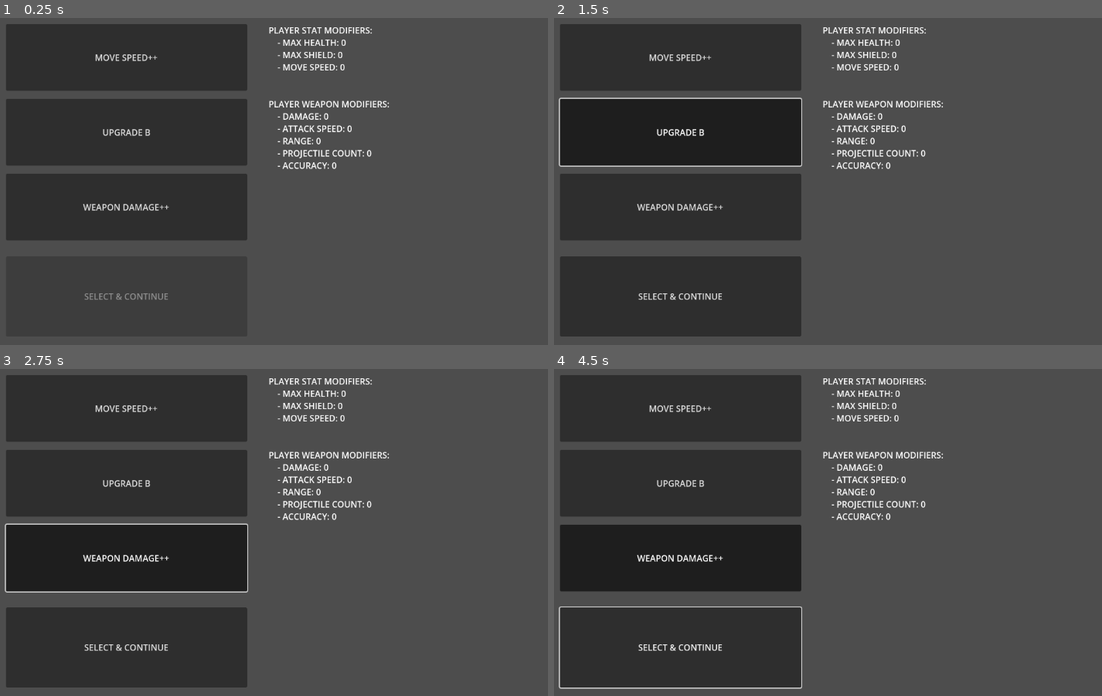
Above: before the commit, frames 1-4 (two rows, left to right).
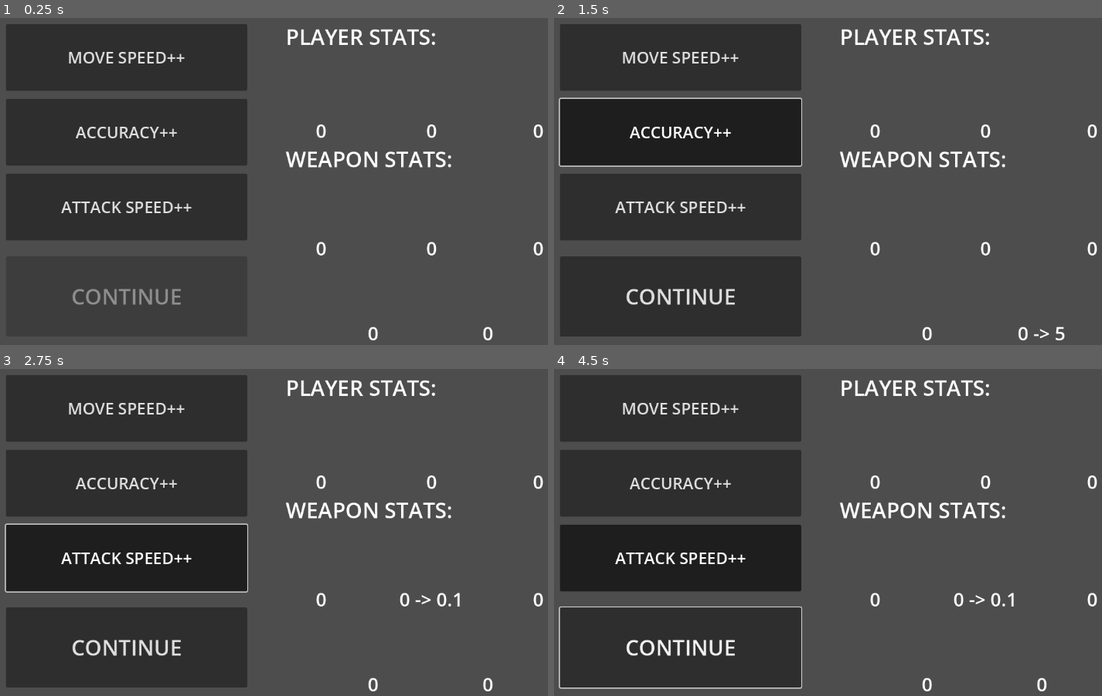
Above: after the commit, the same moments.

Repository: ConnorTamme/Bubble-Power
Game: Godot game, scene res://upgrade_ui.tscn
Two runs of this game, one before a commit and one after it. Both use one fixed random seed, a clock stepped at 60 frames per second and the inputs below. This scene is started directly instead of the project's main scene.
Inputs (mouse positions are in pixels of both pictures, inside the frame that each line leads up to):
- Up to frame 1 (0.25 s): no input
- Up to frame 2 (1.5 s): click "MOVE SPEED++" at 0.5 s; click "UPGRADE B" (after the commit: "ACCURACY++") at 1.25 s
- Up to frame 3 (2.75 s): click "WEAPON DAMAGE++" (after the commit: "ATTACK SPEED++") at 2 s
- Up to frame 4 (4.5 s): click "SELECT & CONTINUE" (after the commit: "CONTINUE") at 2.75 s; click "SELECT & CONTINUE" (after the commit: "CONTINUE") at 3.5 s; tap Enter at 4.25 s; move the mouse to (975, 516) at 4.27 s; press the mouse at (975, 516) at 4.28 s; hold D (p1_right) from 4.28 s (still down)

The runs differ from the first frame. In frame 1, 4.5% of the frame differs, in the area x 11-100%, y 2-99%; in frame 2, 4.6%; in frame 3, 4.6%; in frame 4, 4.7%.
Error before the commit: Invalid access to property or key '5' on a base object of type 'Dictionary'. (res://upgrade_ui.gd:80)

Commit message:
Fixed lost UI functionality

Diff:
--- a/static_stats.gd
+++ b/static_stats.gd
@@ -1,7 +1,7 @@
 extends Node
 
 enum ENT_STATS {HEALTH, MOVE_SPEED, SHIELD}
-enum WEAPON_STATS {DAM, SPEED, RANGE, PELLET_COUNT, ACCURACY, ATTACK_SPEED}
+enum WEAPON_STATS {DAM, RANGE, PELLET_COUNT, ACCURACY, ATTACK_SPEED}
 
 var initValAdd = 0
 
@@ -25,7 +25,6 @@
 
 var player_weapon_modifiers = {
 	WEAPON_STATS.DAM : initValAdd,
-	WEAPON_STATS.SPEED : initValAdd,
 	WEAPON_STATS.RANGE : initValAdd,
 	WEAPON_STATS.PELLET_COUNT : initValAdd,
 	WEAPON_STATS.ACCURACY : initValAdd,
@@ -34,7 +33,6 @@
 
 var enemy_weapon_modifiers = {
 	WEAPON_STATS.DAM : initValAdd,
-	WEAPON_STATS.SPEED : initValAdd,
 	WEAPON_STATS.RANGE : initValAdd,
 	WEAPON_STATS.PELLET_COUNT : initValAdd,
 	WEAPON_STATS.ACCURACY : initValAdd,
@@ -43,7 +41,6 @@
 
 var weapon_change = {
 	WEAPON_STATS.DAM : 5,
-	WEAPON_STATS.SPEED : 0.1,
 	WEAPON_STATS.RANGE : 0.1,
 	WEAPON_STATS.PELLET_COUNT : 1,
 	WEAPON_STATS.ACCURACY : 5,
@@ -55,6 +52,12 @@
 		return player_modifiers[stat]
 	else:
 		print("didn't find that stat")
+
+func GetStatChangeDef(stat: ENT_STATS):
+		return stat_change[stat]
+
+func GetStatChangeOff(stat: WEAPON_STATS):
+		return weapon_change[stat]
 
 func SetPlayerStatModifier(stat: ENT_STATS):
 	if(player_modifiers.has(stat) && stat_change.has(stat)):
--- a/upgrade_ui.gd
+++ b/upgrade_ui.gd
@@ -1,7 +1,7 @@
 extends Node2D
 
 var screen_size
-var DEBUG = true
+var DEBUG = false
 var statText: String
 
 var defenceUpgradeText = {
@@ -12,9 +12,9 @@
 
 var offenceUpgradeText = {
 	StaticStats.WEAPON_STATS.DAM : "WEAPON DAMAGE++",
-	StaticStats.WEAPON_STATS.SPEED : "ATTACK SPEED++",
+	StaticStats.WEAPON_STATS.ATTACK_SPEED : "ATTACK SPEED++",
 	StaticStats.WEAPON_STATS.RANGE : "RANGE++",
-	StaticStats.WEAPON_STATS.PELLET_COUNT : "PROJECTILE COUNT++",
+	StaticStats.WEAPON_STATS.PELLET_COUNT : "SHOT COUNT++",
 	StaticStats.WEAPON_STATS.ACCURACY : "ACCURACY++",
 	}
 
@@ -22,42 +22,18 @@
 var upgradeB = false;
 var upgradeC = false;
 var btnStat = {}
+var defStat = {}
+var offStat = {}
 
 # Called when the node enters the scene tree for the first time.
 func _ready() -> void:
 	screen_size = get_viewport_rect().size
 	CycleUpgrades()
-	SetStatsText()
+	ResetStatText()
 
 # Called every frame. 'delta' is the elapsed time since the previous frame.
 func _process(delta: float) -> void:
 	pass
-
-func SetStatsText():
-	statText = "PLAYER STAT MODIFIERS: "
-	statText += "\n\t- MAX HEALTH: "
-	statText += str(StaticStats.GetPlayerStatModifier(StaticStats.ENT_STATS.HEALTH))
-	statText += "\n\t- MAX SHIELD: "
-	statText += str(StaticStats.GetPlayerStatModifier(StaticStats.ENT_STATS.SHIELD))
-	statText += "\n\t- MOVE SPEED: "
-	statText += str(StaticStats.GetPlayerStatModifier(StaticStats.ENT_STATS.MOVE_SPEED))
-
-	statText += "\n\n\nPLAYER WEAPON MODIFIERS:"
-	statText += "\n\t- DAMAGE: "
-	statText += str(StaticStats.GetPlayerWeaponStatModifier(StaticStats.WEAPON_STATS.DAM))
-	statText += "\n\t- ATTACK SPEED: "
-	statText += str(StaticStats.GetPlayerWeaponStatModifier(StaticStats.WEAPON_STATS.SPEED))
-	statText += "\n\t- RANGE: "
-	statText += str(StaticStats.GetPlayerWeaponStatModifier(StaticStats.WEAPON_STATS.RANGE))
-	statText += "\n\t- PROJECTILE COUNT: "
-	statText += str(StaticStats.GetPlayerWeaponStatModifier(StaticStats.WEAPON_STATS.PELLET_COUNT))
-	statText += "\n\t- ACCURACY: "
-	statText += str(StaticStats.GetPlayerWeaponStatModifier(StaticStats.WEAPON_STATS.ACCURACY))
-
-
-
-
-	$StatsText.text = statText
 
 
 func CycleUpgrades():
@@ -69,15 +45,17 @@
 
 func GetDefenseUpgrade(btn: Button):
 	var i = randi() % StaticStats.ENT_STATS.size()
-	var defStat = StaticStats.ENT_STATS.keys()[i]
-	btnStat[btn] = StaticStats.ENT_STATS[defStat]
-	btn.text = defenceUpgradeText[StaticStats.ENT_STATS[defStat]]
+	defStat[btn] = StaticStats.ENT_STATS.keys()[i]
+	btnStat[btn] = StaticStats.ENT_STATS[defStat[btn]]
+	print(btnStat)
+	print(defStat)
+	btn.text = defenceUpgradeText[StaticStats.ENT_STATS[defStat[btn]]]
 
 func GetOffenseUpgrade(btn: Button):
 	var i = randi() % StaticStats.WEAPON_STATS.size()
-	var offStat = StaticStats.WEAPON_STATS.keys()[i]
-	btnStat[btn] = StaticStats.WEAPON_STATS[offStat]
-	btn.text = offenceUpgradeText[StaticStats.WEAPON_STATS[offStat]]
+	offStat[btn] = StaticStats.WEAPON_STATS.keys()[i]
+	btnStat[btn] = StaticStats.WEAPON_STATS[offStat[btn]]
+	btn.text = offenceUpgradeText[btnStat[btn]]
 
 # Button Methods for toggling continue
 func _on_upgrade_a_btn_toggled(toggled_on: bool) -> void:
@@ -108,9 +86,71 @@
 	upgradeB = $UpgradeBBtn.button_pressed
 	upgradeC = $UpgradeCBtn.button_pressed
 
+	SetUpgradeText()
+
 	$SelectAndContinue.disabled = !((upgradeA && !upgradeB && !upgradeC) || (!upgradeA && upgradeB && !upgradeC) || (!upgradeA && !upgradeB && upgradeC))
 
+func GetTargetDefStats():
+	return StaticStats.GetPlayerStatModifier(StaticStats.ENT_STATS[defStat[$UpgradeABtn]])
 
+func GetTargetOffStats(btn: Button):
+	return StaticStats.GetPlayerWeaponStatModifier(StaticStats.WEAPON_STATS[offStat[btn]])
+
+func GetDefStatDelta(stat: StaticStats.ENT_STATS):
+	return StaticStats.GetPlayerStatModifier(stat)
+
+func GetOffStatDelta(stat: StaticStats.WEAPON_STATS):
+	return StaticStats.GetPlayerWeaponStatModifier(stat)
+
+func ResetStatText():
+	$PlayerStatsContainer/Health/Sprite2D/Text.text = str(GetDefStatDelta(StaticStats.ENT_STATS.HEALTH))
+	$PlayerStatsContainer/Shield/Sprite2D/Text.text = str(GetDefStatDelta(StaticStats.ENT_STATS.SHIELD))
+	$PlayerStatsContainer/MoveSpeed/Sprite2D/Text.text = str(GetDefStatDelta(StaticStats.ENT_STATS.MOVE_SPEED))
+	$WeaponStatsContainer/Damage/Sprite2D/Text.text = str(GetOffStatDelta(StaticStats.WEAPON_STATS.DAM))
+	$WeaponStatsContainer/Range/Sprite2D/Text.text = str(GetOffStatDelta(StaticStats.WEAPON_STATS.RANGE))
+	$WeaponStatsContainer/AttackSpeed/Sprite2D/Text.text = str(GetOffStatDelta(StaticStats.WEAPON_STATS.ATTACK_SPEED))
+	$WeaponStatsContainer/ProjectileCount/Sprite2D/Text.text = str(GetOffStatDelta(StaticStats.WEAPON_STATS.PELLET_COUNT))
+	$WeaponStatsContainer/Accuracy/Sprite2D/Text.text = str(GetOffStatDelta(StaticStats.WEAPON_STATS.ACCURACY))
+
+func SetUpgradeText():
+	ResetStatText()
+	if(upgradeA):
+		var target = str(GetTargetDefStats())
+		target += " -> "
+		target += str(GetTargetDefStats() + StaticStats.GetStatChangeDef(btnStat[$UpgradeABtn]))
+		SetDefTextLbl(target)
+
+	elif(upgradeB):
+		var target = str(GetTargetOffStats($UpgradeBBtn))
+		target += " -> "
+		target += str(GetTargetOffStats($UpgradeBBtn) + StaticStats.GetStatChangeOff(btnStat[$UpgradeBBtn]))
+		SetOffTextLbl($UpgradeBBtn, target)
+	else:
+		var target = str(GetTargetOffStats($UpgradeCBtn))
+		target += " -> "
+		target += str(GetTargetOffStats($UpgradeCBtn) + StaticStats.GetStatChangeOff(btnStat[$UpgradeCBtn]))
+		SetOffTextLbl($UpgradeCBtn, target)
+
+
+func SetDefTextLbl(text: String):
+	if($UpgradeABtn.text.contains("HEALTH")):
+		$PlayerStatsContainer/Health/Sprite2D/Text.text = text
+	elif($UpgradeABtn.text.contains("SHIELD")):
+		$PlayerStatsContainer/Shield/Sprite2D/Text.text = text
+	elif($UpgradeABtn.text.contains("SPEED")):
+		$PlayerStatsContainer/MoveSpeed/Sprite2D/Text.text = text
+
+func SetOffTextLbl(btn: Button, text: String):
+	if(btn.text.contains("DAMAGE")):
+		$WeaponStatsContainer/Damage/Sprite2D/Text.text = text
+	elif(btn.text.contains("RANGE")):
+		$WeaponStatsContainer/Range/Sprite2D/Text.text = text
+	elif(btn.text.contains("SPEED")):
+		$WeaponStatsContainer/AttackSpeed/Sprite2D/Text.text = text
+	elif(btn.text.contains("SHOT")):
+		$WeaponStatsContainer/ProjectileCount/Sprite2D/Text.text = text
+	elif(btn.text.contains("ACCUR")):
+		$WeaponStatsContainer/Accuracy/Sprite2D/Text.text = text
 
 func _on_select_and_continue_button_up() -> void:
 	# Process Upgrades
@@ -118,5 +158,7 @@
 		StaticStats.SetPlayerStatModifier(btnStat[$UpgradeABtn])
 	elif(upgradeB):
 		StaticStats.SetPlayerWeaponStatModifier(btnStat[$UpgradeBBtn])
+	else:
+		StaticStats.SetPlayerWeaponStatModifier(btnStat[$UpgradeCBtn])
 
 	pass # Replace with function body.
--- a/upgrade_ui.tscn
+++ b/upgrade_ui.tscn
@@ -1,9 +1,15 @@
-[gd_scene load_steps=3 format=3 uid="uid://o21bcjj4dow1"]
+[gd_scene load_steps=11 format=3 uid="uid://o21bcjj4dow1"]
 
 [ext_resource type="Script" path="res://upgrade_ui.gd" id="1_04tsd"]
-
-[sub_resource type="StyleBoxFlat" id="StyleBoxFlat_nktgf"]
-bg_color = Color(0.169245, 0.169245, 0.169245, 1)
+[ext_resource type="Texture2D" uid="uid://cl8wsose1annj" path="res://hp_icon.png" id="2_yfmm4"]
+[ext_resource type="Texture2D" uid="uid://drbm0ar6f3vfl" path="res://moveSpeed_icon.webp" id="3_5v37e"]
+[ext_resource type="FontFile" uid="uid://qc2ww3yxu6qq" path="res://Jhon Cream.ttf" id="4_0l0yh"]
+[ext_resource type="Texture2D" uid="uid://pd0y0hfd4s5g" path="res://shield_icon.png" id="5_q74im"]
+[ext_resource type="Texture2D" uid="uid://dyyi6cq4rggjp" path="res://damage.png" id="6_26k04"]
+[ext_resource type="Texture2D" uid="uid://c6p6ediy1otc4" path="res://attackSpeed.png" id="7_1x6ev"]
+[ext_resource type="Texture2D" uid="uid://daol52hjws567" path="res://range.png" id="8_4guc5"]
+[ext_resource type="Texture2D" uid="uid://n3nte1bvcvgc" path="res://projectile_count.png" id="9_swbbh"]
+[ext_resource type="Texture2D" uid="uid://ywja64i1u6p8" path="res://accuracy.png" id="10_8oxfq"]
 
 [node name="Upgrade UI" type="Node2D"]
 script = ExtResource("1_04tsd")
@@ -13,6 +19,8 @@
 offset_top = 30.0
 offset_right = 500.0
 offset_bottom = 155.0
+theme_override_fonts/font = ExtResource("4_0l0yh")
+theme_override_font_sizes/font_size = 30
 toggle_mode = true
 text = "UPGRADE A"
 
@@ -21,6 +29,8 @@
 offset_top = 170.0
 offset_right = 500.0
 offset_bottom = 295.0
+theme_override_fonts/font = ExtResource("4_0l0yh")
+theme_override_font_sizes/font_size = 30
 toggle_mode = true
 text = "UPGRADE B"
 
@@ -29,6 +39,8 @@
 offset_top = 310.0
 offset_right = 500.0
 offset_bottom = 435.0
+theme_override_fonts/font = ExtResource("4_0l0yh")
+theme_override_font_sizes/font_size = 30
 toggle_mode = true
 text = "UPGRADE C"
 
@@ -37,15 +49,201 @@
 offset_top = 465.0
 offset_right = 500.0
 offset_bottom = 615.0
+theme_override_fonts/font = ExtResource("4_0l0yh")
+theme_override_font_sizes/font_size = 40
 disabled = true
-text = "SELECT & CONTINUE"
-
-[node name="StatsText" type="RichTextLabel" parent="."]
+text = "CONTINUE"
+
+[node name="PlayerStatsContainer" type="GridContainer" parent="."]
 offset_left = 540.0
 offset_top = 30.0
-offset_right = 1130.0
-offset_bottom = 615.0
-theme_override_styles/background = SubResource("StyleBoxFlat_nktgf")
+offset_right = 1148.0
+offset_bottom = 295.0
+columns = 3
+
+[node name="Health" type="Container" parent="PlayerStatsContainer"]
+custom_minimum_size = Vector2(200, 250)
+layout_mode = 2
+
+[node name="Sprite2D" type="Sprite2D" parent="PlayerStatsContainer/Health"]
+position = Vector2(101, 115)
+texture = ExtResource("2_yfmm4")
+offset = Vector2(-14, -10)
+
+[node name="Text" type="Label" parent="PlayerStatsContainer/Health/Sprite2D"]
+offset_left = -103.0
+offset_top = 60.0
+offset_right = 97.0
+offset_bottom = 110.0
+pivot_offset = Vector2(947, 87)
+theme_override_fonts/font = ExtResource("4_0l0yh")
+theme_override_font_sizes/font_size = 35
+text = "0 -> 1"
+horizontal_alignment = 1
+vertical_alignment = 1
+
+[node name="MoveSpeed" type="Container" parent="PlayerStatsContainer"]
+custom_minimum_size = Vector2(200, 250)
+layout_mode = 2
+
+[node name="Sprite2D" type="Sprite2D" parent="PlayerStatsContainer/MoveSpeed"]
+texture = ExtResource("3_5v37e")
+offset = Vector2(100, 115)
+
+[node name="Text" type="Label" parent="PlayerStatsContainer/MoveSpeed/Sprite2D"]
+custom_minimum_size = Vector2(200, 0)
+offset_top = 175.0
+offset_right = 200.0
+offset_bottom = 225.0
+theme_override_fonts/font = ExtResource("4_0l0yh")
+theme_override_font_sizes/font_size = 35
+text = "0 -> 1"
+horizontal_alignment = 1
+vertical_alignment = 1
+
+[node name="Shield" type="Container" parent="PlayerStatsContainer"]
+custom_minimum_size = Vector2(200, 250)
+layout_mode = 2
+
+[node name="Sprite2D" type="Sprite2D" parent="PlayerStatsContainer/Shield"]
+position = Vector2(100, 125)
+texture = ExtResource("5_q74im")
+
+[node name="Text" type="Label" parent="PlayerStatsContainer/Shield/Sprite2D"]
+offset_left = -105.0
+offset_top = 50.0
+offset_right = 95.0
+offset_bottom = 93.0
+theme_override_fonts/font = ExtResource("4_0l0yh")
+theme_override_font_sizes/font_size = 35
+text = "0 -> 1"
+horizontal_alignment = 1
+vertical_alignment = 1
+
+[node name="WeaponStatsContainer" type="GridContainer" parent="."]
+layout_direction = 2
+offset_left = 540.0
+offset_top = 250.0
+offset_right = 1148.0
+offset_bottom = 620.0
+columns = 3
+
+[node name="Damage" type="Container" parent="WeaponStatsContainer"]
+custom_minimum_size = Vector2(200, 250)
+layout_mode = 2
+
+[node name="Sprite2D" type="Sprite2D" parent="WeaponStatsContainer/Damage"]
+position = Vector2(101, 115)
+texture = ExtResource("6_26k04")
+offset = Vector2(5, 0)
+
+[node name="Text" type="Label" parent="WeaponStatsContainer/Damage/Sprite2D"]
+offset_left = -103.0
+offset_top = 60.0
+offset_right = 97.0
+offset_bottom = 110.0
+pivot_offset = Vector2(947, 87)
+theme_override_fonts/font = ExtResource("4_0l0yh")
+theme_override_font_sizes/font_size = 35
+text = "0 -> 1"
+horizontal_alignment = 1
+vertical_alignment = 1
+
+[node name="AttackSpeed" type="Container" parent="WeaponStatsContainer"]
+custom_minimum_size = Vector2(200, 250)
+layout_mode = 2
+
+[node name="Sprite2D" type="Sprite2D" parent="WeaponStatsContainer/AttackSpeed"]
+texture = ExtResource("7_1x6ev")
+offset = Vector2(75, 115)
+
+[node name="Text" type="Label" parent="WeaponStatsContainer/AttackSpeed/Sprite2D"]
+custom_minimum_size = Vector2(200, 0)
+offset_top = 175.0
+offset_right = 200.0
+offset_bottom = 225.0
+theme_override_fonts/font = ExtResource("4_0l0yh")
+theme_override_font_sizes/font_size = 35
+text = "0 -> 1"
+horizontal_alignment = 1
+vertical_alignment = 1
+
+[node name="Range" type="Container" parent="WeaponStatsContainer"]
+custom_minimum_size = Vector2(200, 250)
+layout_mode = 2
+
+[node name="Sprite2D" type="Sprite2D" parent="WeaponStatsContainer/Range"]
+position = Vector2(100, 125)
+texture = ExtResource("8_4guc5")
+
+[node name="Text" type="Label" parent="WeaponStatsContainer/Range/Sprite2D"]
+offset_left = -105.0
+offset_top = 50.0
+offset_right = 95.0
+offset_bottom = 93.0
+theme_override_fonts/font = ExtResource("4_0l0yh")
+theme_override_font_sizes/font_size = 35
+text = "0 -> 1"
+horizontal_alignment = 1
+vertical_alignment = 1
+
+[node name="ProjectileCount" type="Container" parent="WeaponStatsContainer"]
+custom_minimum_size = Vector2(200, 250)
+layout_mode = 2
+
+[node name="Sprite2D" type="Sprite2D" parent="WeaponStatsContainer/ProjectileCount"]
+position = Vector2(200, 30)
+texture = ExtResource("9_swbbh")
+
+[node name="Text" type="Label" parent="WeaponStatsContainer/ProjectileCount/Sprite2D"]
+offset_left = -105.0
+offset_top = 50.0
+offset_right = 95.0
+offset_bottom = 93.0
+theme_override_fonts/font = ExtResource("4_0l0yh")
+theme_override_font_sizes/font_size = 35
+text = "0 -> 1"
+horizontal_alignment = 1
+vertical_alignment = 1
+
+[node name="Accuracy" type="Container" parent="WeaponStatsContainer"]
+custom_minimum_size = Vector2(200, 250)
+layout_mode = 2
+
+[node name="Sprite2D" type="Sprite2D" parent="WeaponStatsContainer/Accuracy"]
+position = Vector2(205, 30)
+texture = ExtResource("10_8oxfq")
+
+[node name="Text" type="Label" parent="WeaponStatsContainer/Accuracy/Sprite2D"]
+offset_left = -100.0
+offset_top = 50.0
+offset_right = 100.0
+offset_bottom = 93.0
+theme_override_fonts/font = ExtResource("4_0l0yh")
+theme_override_font_sizes/font_size = 35
+text = "0 -> 1"
+horizontal_alignment = 1
+vertical_alignment = 1
+
+[node name="PlayerStatsLbl" type="Label" parent="."]
+offset_left = 572.0
+offset_top = 11.0
+offset_right = 1020.0
+offset_bottom = 81.0
+theme_override_fonts/font = ExtResource("4_0l0yh")
+theme_override_font_sizes/font_size = 40
+text = "PLAYER STATS:"
+vertical_alignment = 2
+
+[node name="WeaponStatsLbl" type="Label" parent="."]
+offset_left = 572.0
+offset_top = 240.0
+offset_right = 1020.0
+offset_bottom = 310.0
+theme_override_fonts/font = ExtResource("4_0l0yh")
+theme_override_font_sizes/font_size = 40
+text = "WEAPON STATS:"
+vertical_alignment = 2
 
 [connection signal="toggled" from="UpgradeABtn" to="." method="_on_upgrade_a_btn_toggled"]
 [connection signal="toggled" from="UpgradeBBtn" to="." method="_on_upgrade_b_btn_toggled"]
